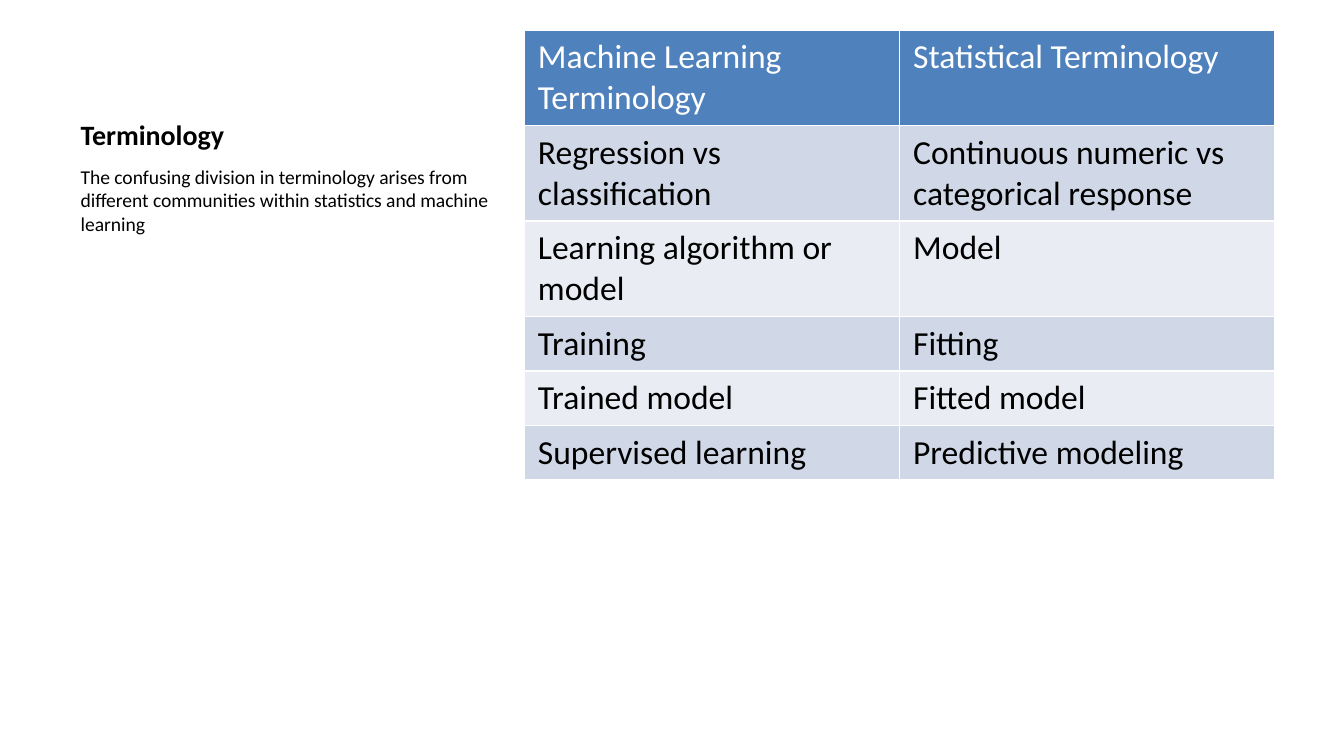
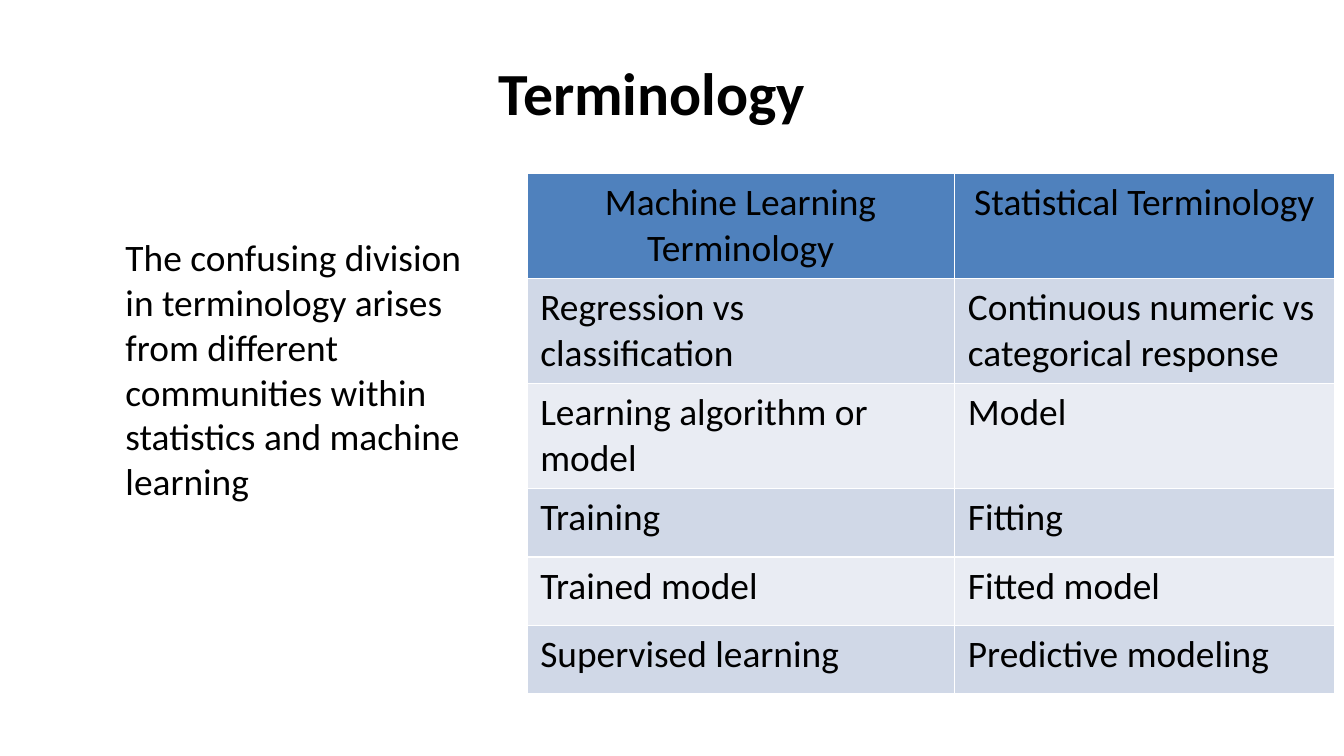
Before and after one commit to StephenElston/CSCI-E-83, a slide deck: slide 8 of LectureSlides/08_IntroductionToLinearModels.pptx. Drawn at 1344x756 pixels with LibreOffice and Linux fonts; fonts in the diff are those of the drawing. Boxes give left, top, right and bottom in pixels: in the first picture for what was removed or moved away, otherwise in the second. Text is boxed around its words. In the diff, an @@ line names an element or a change of style, - is before the commit and + after.

```diff
--- a/LectureSlides/08_IntroductionToLinearModels.pptx
+++ b/LectureSlides/08_IntroductionToLinearModels.pptx
@@ title "Terminology" at box(499, 73, 805, 125): size 15 to 32 pt; alignment left to centre @@
@@ table at box(527, 173, 1335, 688) @@
@@ size 18 to 20 pt @@
@@ text colour #FFFFFF to #000000 in "Machine Learning Terminology", "Statistical Terminology" @@
@@ alignment left to centre @@
@@ table: place and size @@
-table at box(524, 30, 1274, 673)
+table at box(527, 173, 1335, 688)
@@ text "The confusing division in terminology ...": place and size @@
-text "The confusing division in terminology ..." at box(81, 170, 488, 235)
+text "The confusing division in terminology ..." at box(125, 245, 461, 502)
@@ text "The confusing division in terminology ..." at box(125, 245, 461, 502): size 10.5 to 20 pt; more space between paragraphs @@
```
Also in this commit, not shown: 22 other slides changed, 2 slides added, 16 slides removed, 1 other file.
